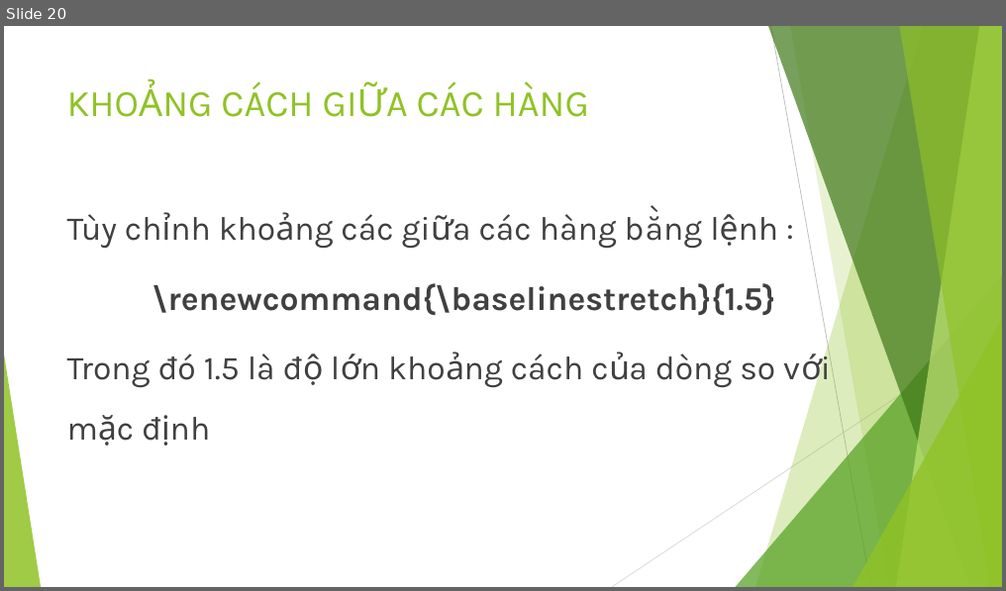
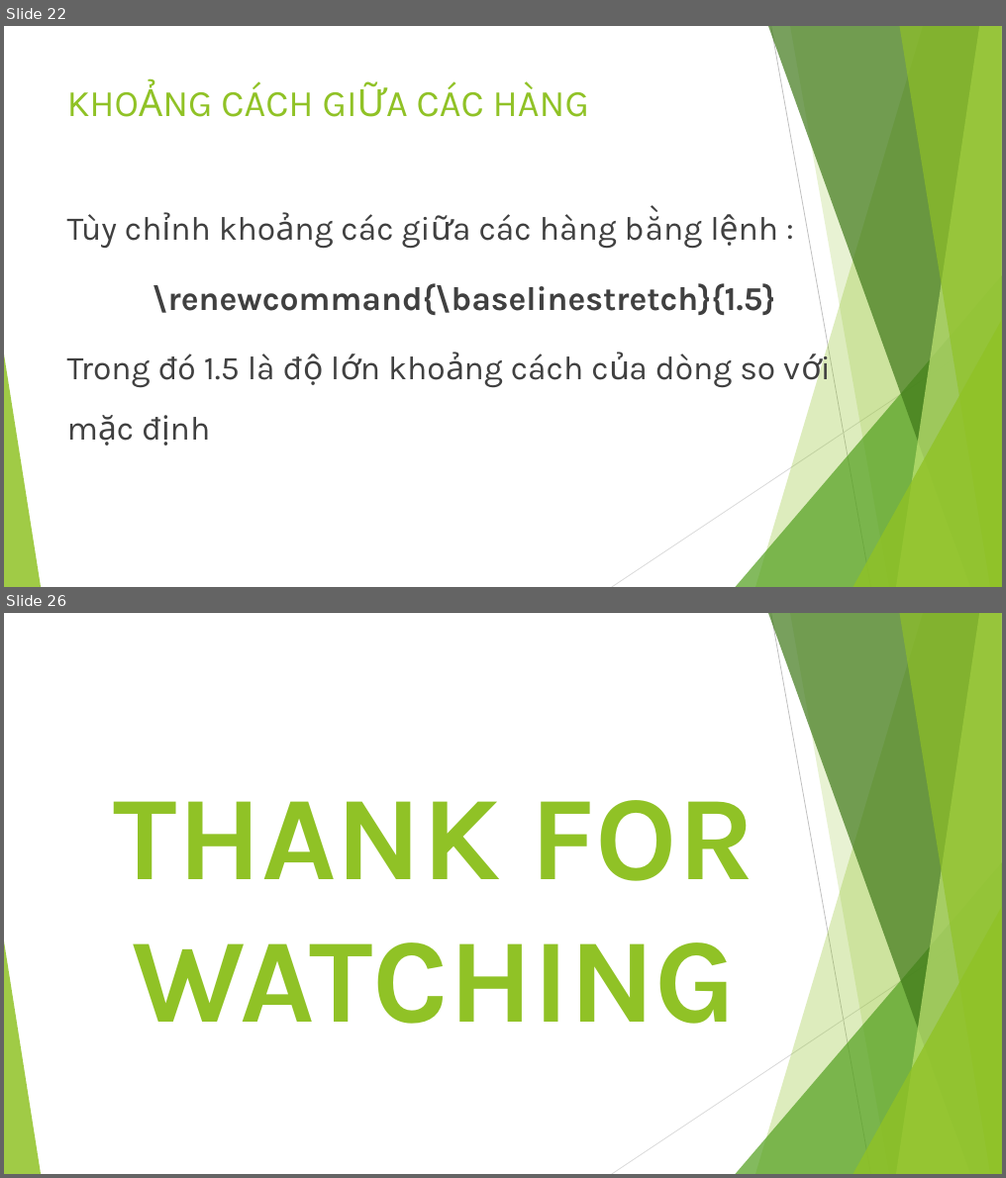
Before and after one commit to tientran0826/LaTeX, a slide deck: Bài 2/LATEX_CO_BAN_BAI_2.pptx. Shown one above the other, each under a label of ours: slide 20 before the commit, slides 22 and 26 after it; the slides between them are not shown. The pictures are 1006x591 and 1006x1178 pixels, drawn with LibreOffice and Linux fonts; fonts in the diff are those of the drawing. Boxes give left, top, right and bottom in pixels: in the first picture for what was removed or moved away, otherwise in the second. Text is boxed around its words. In the diff, an @@ line names an element or a change of style, - is before the commit and + after.

```diff
--- a/Bài 2/LATEX_CO_BAN_BAI_2.pptx
+++ b/Bài 2/LATEX_CO_BAN_BAI_2.pptx
@@ slide 26 added at <box>4,613,1002,1174</box>, background #FFFFFF; not listed: 10 template elements that a slide beside it also shows @@
@@ title added at <box>114,800,754,1024</box>, 115 pt, text #90C226, bold @@
+THANK FOR WATCHING
@@ what was slide 20 is now slide 22 @@
```
Also in this commit, not shown: 5 slides changed, 6 other slides added, 3 slides removed.
